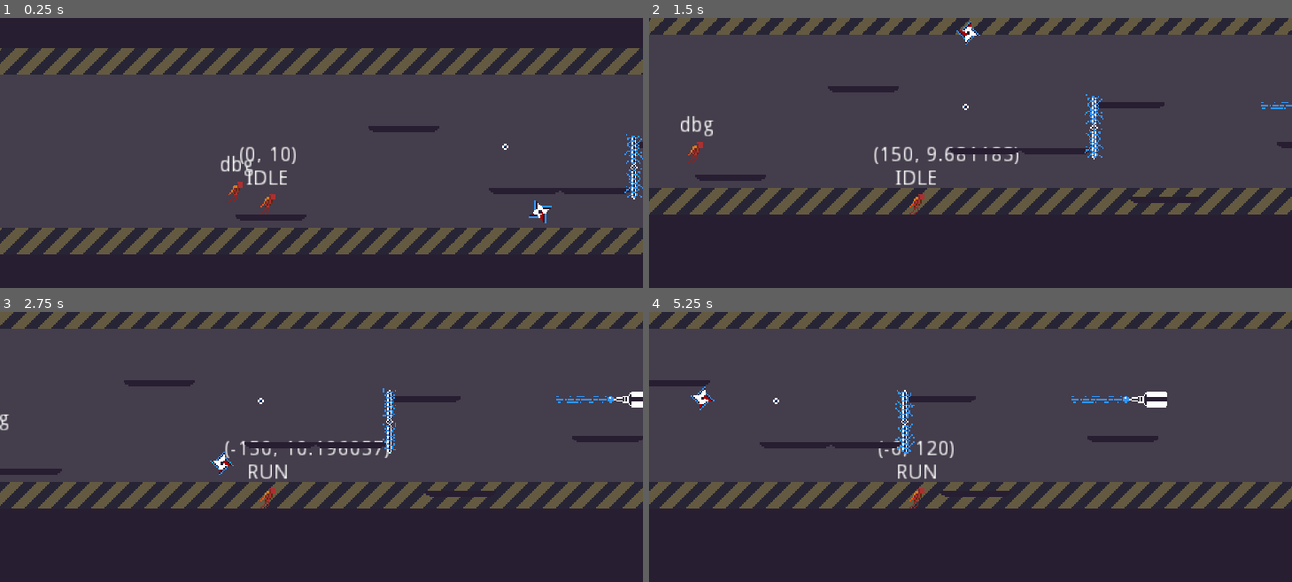
Above: before the commit, frames 1-4 (two rows, left to right).
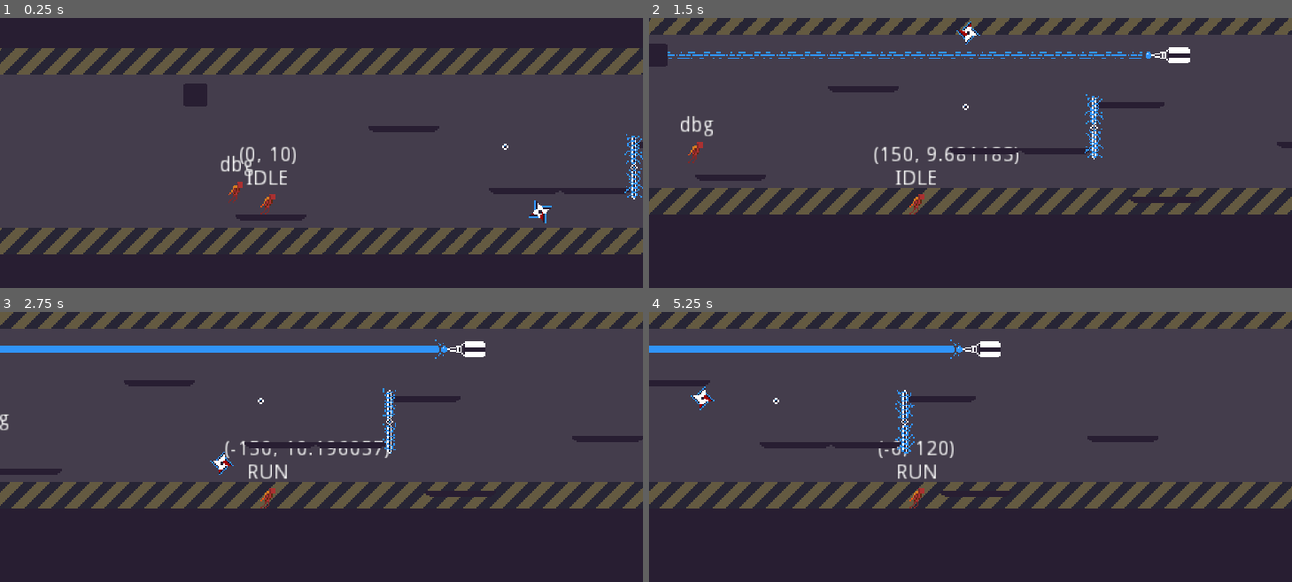
Above: after the commit, the same moments.

Repository: Wes-Ray/Jetpack-Jaywalker
Game: Godot game, scene res://Main.tscn
The game is run twice, just before and just after one commit, with the same random seed, the same clock (stepped at 60 frames per second) and the same inputs.
Inputs:
- Up to frame 1 (0.25 s): no input
- Up to frame 2 (1.5 s): hold D (move_right) from 0.53 s (still down); tap Space (move_jump) at 0.77 s
- Up to frame 3 (2.75 s): tap Space (move_jump) at 1.52 s; release D (move_right) at 2.03 s; hold A (move_left) from 2.03 s (still down)
- Up to frame 4 (5.25 s): release A (move_left) at 2.78 s; hold D (move_right) 2.78-4.28 s; tap Space (move_jump) at 3.02, 3.77, 4.52 s; hold A (move_left) 4.28-5.03 s; hold D (move_right) from 5.03 s (still down)

The runs differ from the first frame. In frame 1, 0.3% of the frame differs, in the area x 28-33%, y 24-33%; in frame 2, 1.2%; in frame 3, 2.3%, in the area x 0-100%, y 10-36%; in frame 4, 1.8%.

Commit message:
raygun FINALLY

Diff:
--- a/Main.tscn
+++ b/Main.tscn
@@ -8,6 +8,7 @@
 [ext_resource path="res://Replay/Replay.tscn" type="PackedScene" id=6]
 [ext_resource path="res://Buzz/Buzz.tscn" type="PackedScene" id=7]
 [ext_resource path="res://Ray/Ray.tscn" type="PackedScene" id=8]
+[ext_resource path="res://World/Box.tscn" type="PackedScene" id=9]
 
 [node name="Main" type="Node2D"]
 
@@ -60,4 +61,7 @@
 position = Vector2( 200, 72 )
 
 [node name="Ray" parent="." instance=ExtResource( 8 )]
-position = Vector2( 448, 71 )
+position = Vector2( 335, 37 )
+
+[node name="Box" parent="." instance=ExtResource( 9 )]
+position = Vector2( -10, 37 )
--- /dev/null
+++ b/Ray/Ray.gd
@@ -0,0 +1,41 @@
+extends Node2D
+
+var ray
+
+
+# Called when the node enters the scene tree for the first time.
+func _ready():
+	ray = $RayCast2D
+
+
+# Called every frame. 'delta' is the elapsed time since the previous frame.
+func _process(delta):
+	pass
+
+func ray_warning():
+	ray.enabled = true
+	ray.force_raycast_update()
+	var ray_distance = abs($RayBegin.global_position.x - ray.get_collision_point().x)
+	$Area2D.global_position.x = $RayBegin.global_position.x - ray_distance / 2
+	$Area2D/WarnSprite.visible = true
+	$Area2D/FireSprite.visible = false
+	$Area2D/WarnSprite.region_rect.size.x = ray_distance
+	print($RayBegin.global_position.x, " ", ray.get_collision_point().x,"  ", ray_distance)
+
+
+func ray_fire():
+	ray.enabled = true
+	ray.force_raycast_update()
+	var ray_distance = abs($RayBegin.global_position.x - ray.get_collision_point().x)
+	$Area2D.global_position.x = $RayBegin.global_position.x - ray_distance / 2
+	$Area2D/FireSprite.visible = true
+	$Area2D/WarnSprite.visible = false
+	$Area2D/FireSprite.region_rect.size.x = ray_distance
+	$Area2D/CollisionShape2D.shape.extents.x = ray_distance / 2
+
+func ray_off():
+	ray.enabled = false
+	$Area2D.global_position.x = $RayBegin.global_position.x
+	$Area2D/CollisionShape2D.shape.extents.x = 0
+	$Area2D/FireSprite.visible = false
+	$Area2D/WarnSprite.visible = false
--- a/Ray/Ray.tscn
+++ b/Ray/Ray.tscn
@@ -1,27 +1,82 @@
-[gd_scene load_steps=4 format=2]
+[gd_scene load_steps=7 format=2]
 
-[ext_resource path="res://Ray/ray.png" type="Texture" id=1]
+[ext_resource path="res://Ray/ray_warn.png" type="Texture" id=1]
 [ext_resource path="res://Ray/raygun.png" type="Texture" id=2]
+[ext_resource path="res://Ray/Ray.gd" type="Script" id=3]
+[ext_resource path="res://Ray/ray_fire.png" type="Texture" id=5]
 
-[sub_resource type="RayShape2D" id=1]
-length = 1000.0
+[sub_resource type="RectangleShape2D" id=1]
+extents = Vector2( 25, 2.5 )
+
+[sub_resource type="Animation" id=2]
+resource_name = "fire"
+length = 3.0
+loop = true
+tracks/0/type = "value"
+tracks/0/path = NodePath("GunSprite:frame")
+tracks/0/interp = 1
+tracks/0/loop_wrap = true
+tracks/0/imported = false
+tracks/0/enabled = true
+tracks/0/keys = {
+"times": PoolRealArray( 0, 1.5 ),
+"transitions": PoolRealArray( 1, 1 ),
+"update": 1,
+"values": [ 0, 1 ]
+}
+tracks/1/type = "method"
+tracks/1/path = NodePath(".")
+tracks/1/interp = 1
+tracks/1/loop_wrap = true
+tracks/1/imported = false
+tracks/1/enabled = true
+tracks/1/keys = {
+"times": PoolRealArray( 0, 1, 1.5 ),
+"transitions": PoolRealArray( 1, 1, 1 ),
+"values": [ {
+"args": [  ],
+"method": "ray_off"
+}, {
+"args": [  ],
+"method": "ray_warning"
+}, {
+"args": [  ],
+"method": "ray_fire"
+} ]
+}
 
 [node name="Ray" type="Node2D"]
+script = ExtResource( 3 )
 
-[node name="Gun" type="Sprite" parent="."]
+[node name="GunSprite" type="Sprite" parent="."]
 texture = ExtResource( 2 )
 hframes = 2
 
-[node name="Ray" type="Sprite" parent="."]
-position = Vector2( -31, 0 )
-texture = ExtResource( 1 )
-hframes = 2
+[node name="Area2D" type="Area2D" parent="."]
+position = Vector2( -15, 0 )
 
-[node name="Area2D" type="Area2D" parent="Ray"]
-
-[node name="CollisionShape2D" type="CollisionShape2D" parent="Ray/Area2D"]
-position = Vector2( 17, 0 )
-rotation = 1.5708
+[node name="CollisionShape2D" type="CollisionShape2D" parent="Area2D"]
 shape = SubResource( 1 )
 
-[node name="RayCast2D" type="RayCast2D" parent="Ray"]
+[node name="FireSprite" type="Sprite" parent="Area2D"]
+visible = false
+texture = ExtResource( 5 )
+region_enabled = true
+region_rect = Rect2( 0, 0, 50, 7 )
+
+[node name="WarnSprite" type="Sprite" parent="Area2D"]
+visible = false
+texture = ExtResource( 1 )
+region_enabled = true
+region_rect = Rect2( 0, 0, 50, 7 )
+
+[node name="RayCast2D" type="RayCast2D" parent="."]
+position = Vector2( -15, 0 )
+cast_to = Vector2( -1000, 0 )
+
+[node name="RayBegin" type="Position2D" parent="."]
+position = Vector2( -15, 0 )
+
+[node name="AnimationPlayer" type="AnimationPlayer" parent="."]
+autoplay = "fire"
+anims/fire = SubResource( 2 )
--- /dev/null
+++ b/World/Box.tscn
@@ -0,0 +1,15 @@
+[gd_scene load_steps=3 format=2]
+
+[ext_resource path="res://box.png" type="Texture" id=1]
+
+[sub_resource type="RectangleShape2D" id=1]
+extents = Vector2( 8, 8 )
+
+[node name="Box" type="StaticBody2D"]
+position = Vector2( 241, 45 )
+
+[node name="Sprite" type="Sprite" parent="."]
+texture = ExtResource( 1 )
+
+[node name="CollisionShape2D" type="CollisionShape2D" parent="."]
+shape = SubResource( 1 )
Not shown: 1 places in Main.tscn that only renumber resources
Binary file changed: Ray/ray.ase
Binary file added: Ray/ray_fire.png
Not shown, added: Ray/ray_fire.png.import
Binary file added: Ray/ray_warn.png
Not shown, added: Ray/ray_warn.png.import
